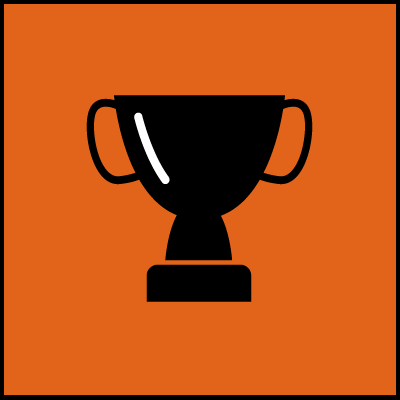
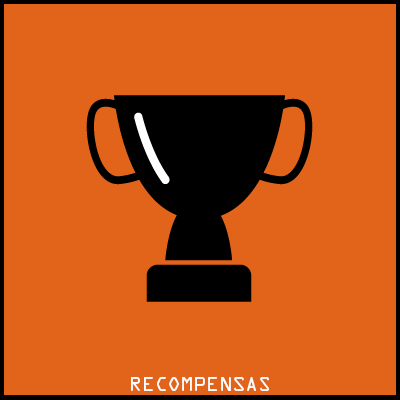
Layer changes from the first 400 x 400 image to the second:
added layer "RECOMPENSAS" above "Layer 1" over (131, 377, 269, 391)
